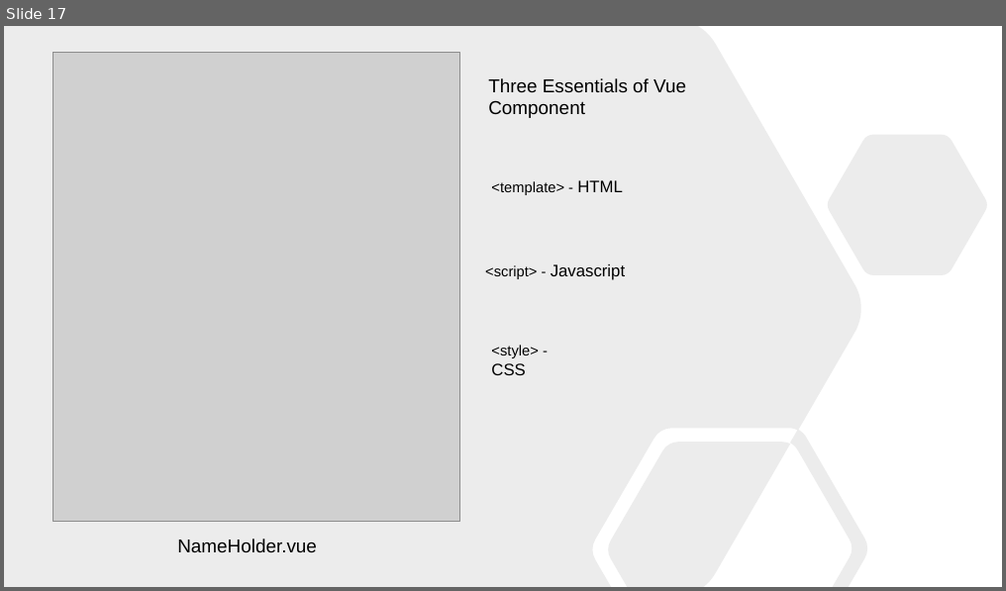
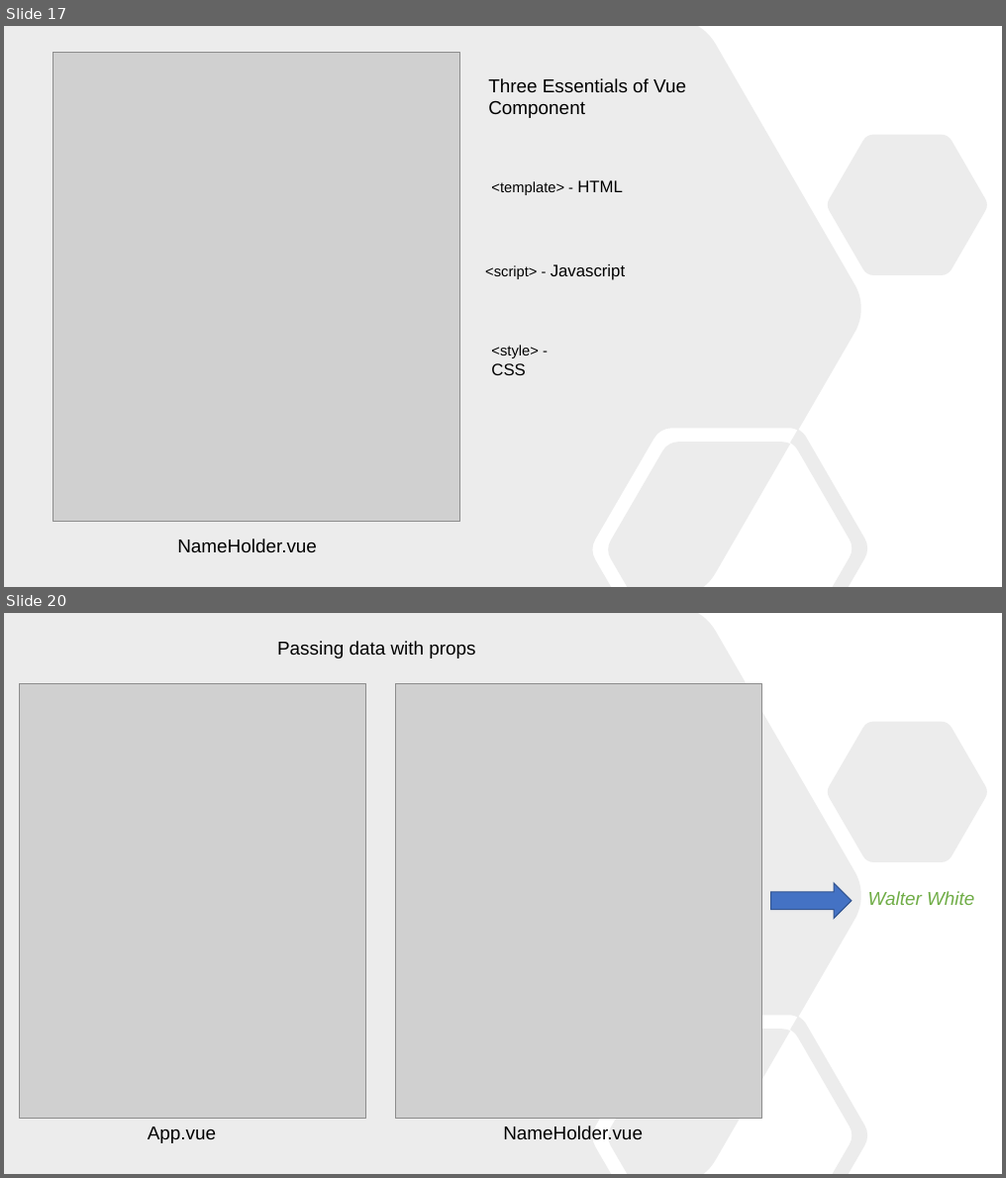
Before and after one commit to wjdingman1/vue-demo, a slide deck: Presentation.pptx. Shown one above the other, each under a label of ours: slide 17 before the commit, slides 17 and 20 after it; the slides between them are not shown. The pictures are 1006x591 and 1006x1178 pixels, drawn with LibreOffice and Linux fonts; fonts in the diff are those of the drawing; grey boxes stand for pictures. Boxes give left, top, right and bottom in pixels: in the first picture for what was removed or moved away, otherwise in the second. Text is boxed around its words. In the diff, an @@ line names an element or a change of style, - is before the commit and + after.

```diff
--- a/Presentation.pptx
+++ b/Presentation.pptx
@@ slide 20 added at [4,613,1002,1174], background #FFFFFF @@
@@ freeform shape added at [4,613,987,1174], fill #808080 at 15% opacity @@
@@ text added at [277,641,475,659], 18 pt, text #000000 @@
+Passing data with props
@@ picture added at [19,683,366,1118] @@
@@ picture added at [395,683,762,1118] @@
@@ right arrow added at [771,883,852,919], fill #4472C4, outline #325491 1 pt @@
@@ text added at [868,891,974,905], 18 pt, text #70AD47, italic @@
+Walter White
@@ text added at [148,1127,216,1144], 18 pt, text #000000 @@
+App.vue
@@ text added at [503,1126,643,1140], 18 pt, text #000000 @@
+NameHolder.vue
```
Also in this commit, not shown: 1 slide changed, 6 other slides added.
